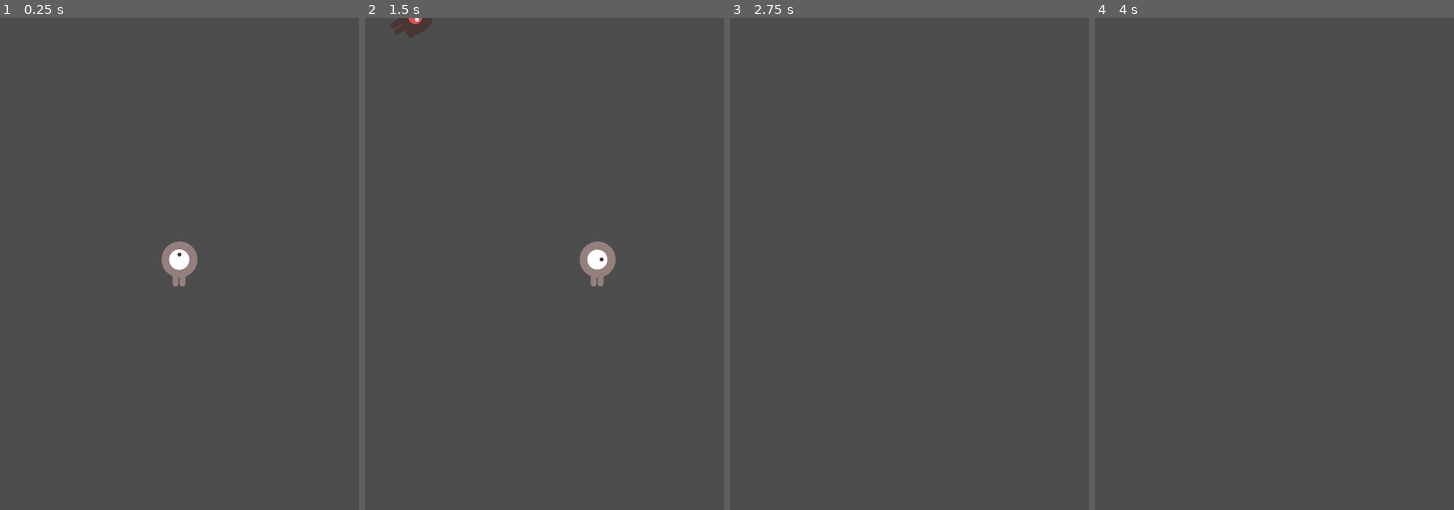
Above: before the commit, frames 1-4 (left to right).
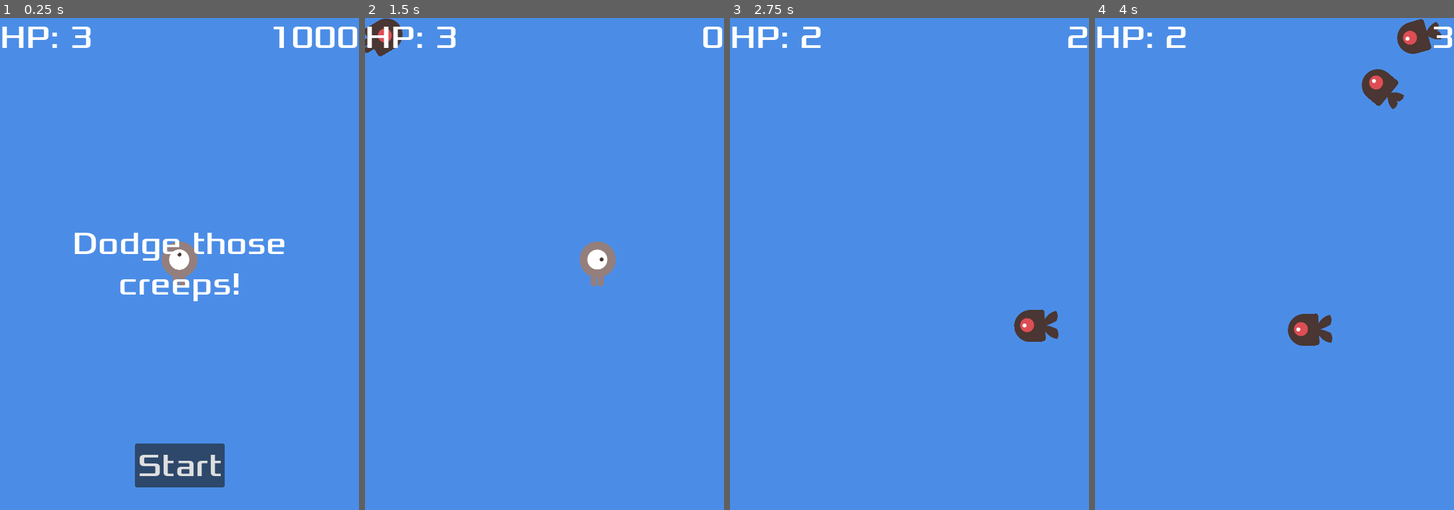
Above: after the commit, the same moments.

Repository: gregorylull/godot_first_2d_retry
Game: Godot game, scene res://main.tscn
Two runs of this game, one before a commit and one after it. Both use one fixed random seed, a clock stepped at 60 frames per second and the inputs below.
Inputs (mouse positions are in pixels of both pictures, inside the frame that each line leads up to):
- Up to frame 1 (0.25 s): no input
- Up to frame 2 (1.5 s): click (544, 465) at 0.5 s, where only the run after the commit has a clickable "Start"; tap Enter (start_game) at 1.25, 1.35 s; hold Right (move_right) from 1.28 s (still down)
- Up to frame 3 (2.75 s): release Right (move_right) at 2.03 s; hold Down (move_down) from 2.03 s (still down); tap Enter (start_game) at 2.1 s
- Up to frame 4 (4 s): release Down (move_down) at 2.78 s; hold Right (move_right) 2.78-3.53 s; tap Enter (start_game) at 2.85, 3.6 s; hold Up (move_up) from 3.53 s (still down)

The runs differ from the first frame. In frame 1, 99% of the frame differs, in the area x 0-100%, y 0-100%; in frame 2, 99%; in frame 3, 100%; in frame 4, 100%.

Commit message:
This is "finished" for now, but kind of spaghetti code

Diff:
--- /dev/null
+++ b/hud.gd
@@ -0,0 +1,64 @@
+extends CanvasLayer
+
+signal start_game
+
+# Called when the node enters the scene tree for the first time.
+func _ready() -> void:
+	pass # Replace with function body.
+
+
+# Called every frame. 'delta' is the elapsed time since the previous frame.
+func _process(delta: float) -> void:
+	pass
+
+func set_score(score = 0):
+	$Score.text = str(score)
+
+func get_score():
+	return int($Score.text)
+
+func _on_start_button_pressed() -> void:
+	start_game.emit()
+
+	set_score(0)
+
+	$StartButton.hide()
+	$Message.text = "Get ready!"
+
+	await get_tree().create_timer(0.5).timeout
+
+	$Message.hide()
+	$HP.text = "HP: " + str(3)
+
+
+func get_retry_message(score = 0):
+	var msg = "Hmm"
+
+	if score == 0:
+		msg = "not the best..."
+	elif score < 10:
+		msg = "not bad"
+
+	elif score < 20:
+		msg = "valiant!"
+
+	elif score < 30:
+		msg = "wow..."
+
+	elif score < 40:
+		msg = "most impressive"
+	else:
+		msg = "spend your time wisely elsewhere"
+
+	return msg
+
+
+func _on_player_player_dead() -> void:
+	$Message.text = get_retry_message(get_score())
+	$Message.show()
+	$StartButton.text = "Try again"
+	$StartButton.show()
+
+
+func _on_player_damaged(hp) -> void:
+	$HP.text = "HP: " + str(hp)
--- /dev/null
+++ b/hud.tscn
@@ -0,0 +1,58 @@
+[gd_scene load_steps=2 format=3 uid="uid://cgsye84iiry2p"]
+
+[ext_resource type="Script" path="res://hud.gd" id="1_ajmr4"]
+
+[node name="HUD" type="CanvasLayer"]
+script = ExtResource("1_ajmr4")
+
+[node name="Score" type="Label" parent="."]
+anchors_preset = 1
+anchor_left = 1.0
+anchor_right = 1.0
+offset_left = -156.0
+offset_bottom = 72.0
+grow_horizontal = 0
+theme_override_font_sizes/font_size = 48
+text = "1000"
+horizontal_alignment = 2
+
+[node name="Message" type="Label" parent="."]
+anchors_preset = 8
+anchor_left = 0.5
+anchor_top = 0.5
+anchor_right = 0.5
+anchor_bottom = 0.5
+offset_left = -176.0
+offset_top = -90.0
+offset_right = 176.0
+offset_bottom = 90.0
+grow_horizontal = 2
+grow_vertical = 2
+theme_override_font_sizes/font_size = 48
+text = "Dodge those creeps!"
+horizontal_alignment = 1
+vertical_alignment = 1
+autowrap_mode = 2
+
+[node name="StartButton" type="Button" parent="."]
+anchors_preset = 7
+anchor_left = 0.5
+anchor_top = 1.0
+anchor_right = 0.5
+anchor_bottom = 1.0
+offset_left = -67.5
+offset_top = -100.0
+offset_right = 67.5
+offset_bottom = -34.0
+grow_horizontal = 2
+grow_vertical = 0
+theme_override_font_sizes/font_size = 48
+text = "Start"
+
+[node name="HP" type="Label" parent="."]
+offset_right = 160.0
+offset_bottom = 58.0
+theme_override_font_sizes/font_size = 48
+text = "HP: 3"
+
+[connection signal="pressed" from="StartButton" to="." method="_on_start_button_pressed"]
--- a/main.gd
+++ b/main.gd
@@ -5,19 +5,22 @@
 @onready var player: Area2D = $Player
 @onready var mobPath: Path2D = $MobPath
 @onready var mobPathFollow: PathFollow2D = $MobPath/MobPathFollow
+@onready var hud: CanvasLayer = $HUD
+
+const HEALTH = 3
+
+var score: int = 0
 
 # Called when the node enters the scene tree for the first time.
 func _ready() -> void:
-	print("project settings: gui/theme/custom_font: ", ProjectSettings.get_setting("gui/theme/custom_font"))
 	var viewport_dimensions = get_viewport().get_visible_rect()
 	var size = viewport_dimensions.size
 
 	player.position = size / 2
 
-	print("viewport vec: ", viewport_dimensions.size)
 
-
-
+# dear gregoress, ur a qt3.14
+# your secret admirer
 
 # Called every frame. 'delta' is the elapsed time since the previous frame.
 func _process(delta: float) -> void:
@@ -25,9 +28,7 @@
 
 
 func _on_mob_timer_timeout() -> void:
-	print('mob BEFORE instantiate')
 	var mob: RigidBody2D = Mob.instantiate()
-	print('mob AFTER instantiate')
 
 	var progress_ratio = randf()
 
@@ -39,9 +40,33 @@
 	var randomRotation = randf_range(-PI/4, PI/4)
 	var rotation = direction + randomRotation
 
-	print('mob BEFORE add_child')
 	add_child(mob)
 	var velocity = mob.linear_velocity
 	mob.rotation = rotation
 	mob.linear_velocity = velocity.rotated(rotation)
-	print('mob AFTER add_child')
+
+
+func _on_hud_start_game() -> void:
+	score = 0
+	hud.set_score(score)
+	$ScoreTimer.start()
+	player.health = HEALTH
+
+	$MobTimer.start()
+	$BackgroundMusic.play()
+	$GameOverMusic.stop()
+
+
+func _on_score_timer_timeout() -> void:
+	score += 1
+	hud.set_score(score)
+
+
+func _on_player_player_dead() -> void:
+	print("player dead!!!")
+	$ScoreTimer.stop()
+	$MobTimer.stop()
+	$BackgroundMusic.stop()
+	$GameOverMusic.play()
+
+	get_tree().call_group("mobs", "queue_free")
--- a/main.tscn
+++ b/main.tscn
@@ -1,8 +1,10 @@
-[gd_scene load_steps=6 format=3 uid="uid://bpd0ryq2te03y"]
+[gd_scene load_steps=8 format=3 uid="uid://bpd0ryq2te03y"]
 
 [ext_resource type="PackedScene" uid="uid://dqti1tdift8ab" path="res://player.tscn" id="1_ewfwq"]
 [ext_resource type="Script" path="res://main.gd" id="1_xwvum"]
 [ext_resource type="PackedScene" uid="uid://bt4842crm38av" path="res://mob.tscn" id="2_1huss"]
+[ext_resource type="PackedScene" uid="uid://cgsye84iiry2p" path="res://hud.tscn" id="4_jdylc"]
+[ext_resource type="AudioStream" uid="uid://b1urq11pharsg" path="res://art/House In a Forest Loop.ogg" id="5_38v4d"]
 
 [sub_resource type="Curve2D" id="Curve2D_stkcj"]
 _data = {
@@ -34,6 +36,14 @@
 script = ExtResource("1_xwvum")
 Mob = ExtResource("2_1huss")
 
+[node name="BackgroundColor" type="ColorRect" parent="."]
+anchors_preset = 15
+anchor_right = 1.0
+anchor_bottom = 1.0
+grow_horizontal = 2
+grow_vertical = 2
+color = Color(0.29362, 0.552623, 0.90072, 1)
+
 [node name="Player" parent="." instance=ExtResource("1_ewfwq")]
 
 [node name="MobPath" type="Path2D" parent="."]
@@ -46,7 +56,21 @@
 progress = 495.49
 
 [node name="MobTimer" type="Timer" parent="."]
-one_shot = true
-autostart = true
+wait_time = 0.75
 
+[node name="HUD" parent="." instance=ExtResource("4_jdylc")]
+
+[node name="ScoreTimer" type="Timer" parent="."]
+
+[node name="BackgroundMusic" type="AudioStreamPlayer2D" parent="."]
+stream = ExtResource("5_38v4d")
+autoplay = true
+
+[node name="GameOverMusic" type="AudioStreamPlayer2D" parent="."]
+
+[connection signal="damaged" from="Player" to="HUD" method="_on_player_damaged"]
+[connection signal="player_dead" from="Player" to="." method="_on_player_player_dead"]
+[connection signal="player_dead" from="Player" to="HUD" method="_on_player_player_dead"]
 [connection signal="timeout" from="MobTimer" to="." method="_on_mob_timer_timeout"]
+[connection signal="start_game" from="HUD" to="." method="_on_hud_start_game"]
+[connection signal="timeout" from="ScoreTimer" to="." method="_on_score_timer_timeout"]
--- a/mob.gd
+++ b/mob.gd
@@ -4,8 +4,6 @@
 
 # Called when the node enters the scene tree for the first time.
 func _ready() -> void:
-	print("Mob _ready()")
-
 	var mobTypes = aSprite.sprite_frames.get_animation_names()
 	var mobFrame = mobTypes[randi_range(0, mobTypes.size() - 1)]
 	aSprite.play(mobFrame)
@@ -20,8 +18,6 @@
 		linear_velocity = Vector2(125, 0)
 
 
-	print("\nspawning: ", mobFrame)
-
 # Called every frame. 'delta' is the elapsed time since the previous frame.
 func _process(delta: float) -> void:
 	pass
--- a/mob.tscn
+++ b/mob.tscn
@@ -48,7 +48,8 @@
 radius = 47.0
 height = 126.0
 
-[node name="Mob" type="RigidBody2D"]
+[node name="Mob" type="RigidBody2D" groups=["mobs"]]
+collision_mask = 0
 gravity_scale = 0.0
 script = ExtResource("1_us6au")
 metadata/_edit_group_ = true
--- a/player.gd
+++ b/player.gd
@@ -12,8 +12,10 @@
 
 # Called when the node enters the scene tree for the first time.
 func _ready() -> void:
-	health = HEALTH
+	pass
 
+func set_health(h = 0):
+	health = h
 
 # Called every frame. 'delta' is the elapsed time since the previous frame.
 func _process(delta: float) -> void:
@@ -45,18 +47,14 @@
 
 # when a Body2D enters my collision, in this case my enemy will be a body (not an area)
 func _on_body_entered(body: Node2D) -> void:
-	print("body entered:", body.name)
-
 	# simple would be all enemies -1
 	health -= 1
-	damaged.emit({
-		"health": health
-	})
+	damaged.emit(health)
+
+	print("current health: ", health, health == 0)
 
 	if health == 0:
-		player_dead.emit({
-			"killedBy": body.name
-		})
-
+		print("i am dead")
+		player_dead.emit()
 
 	# TODO: use enemy types to damage, e.g. -1 vs -2 if enemy is red
